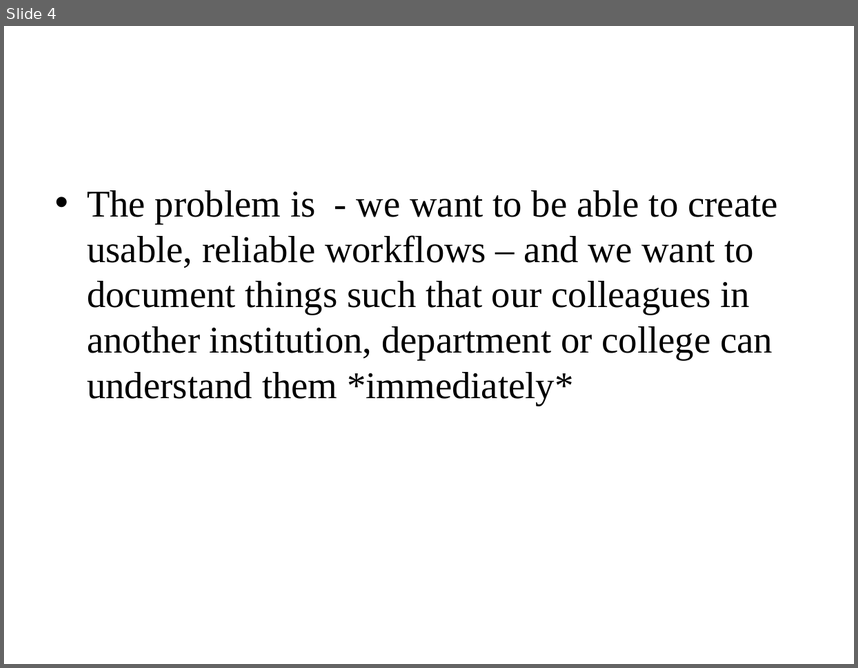
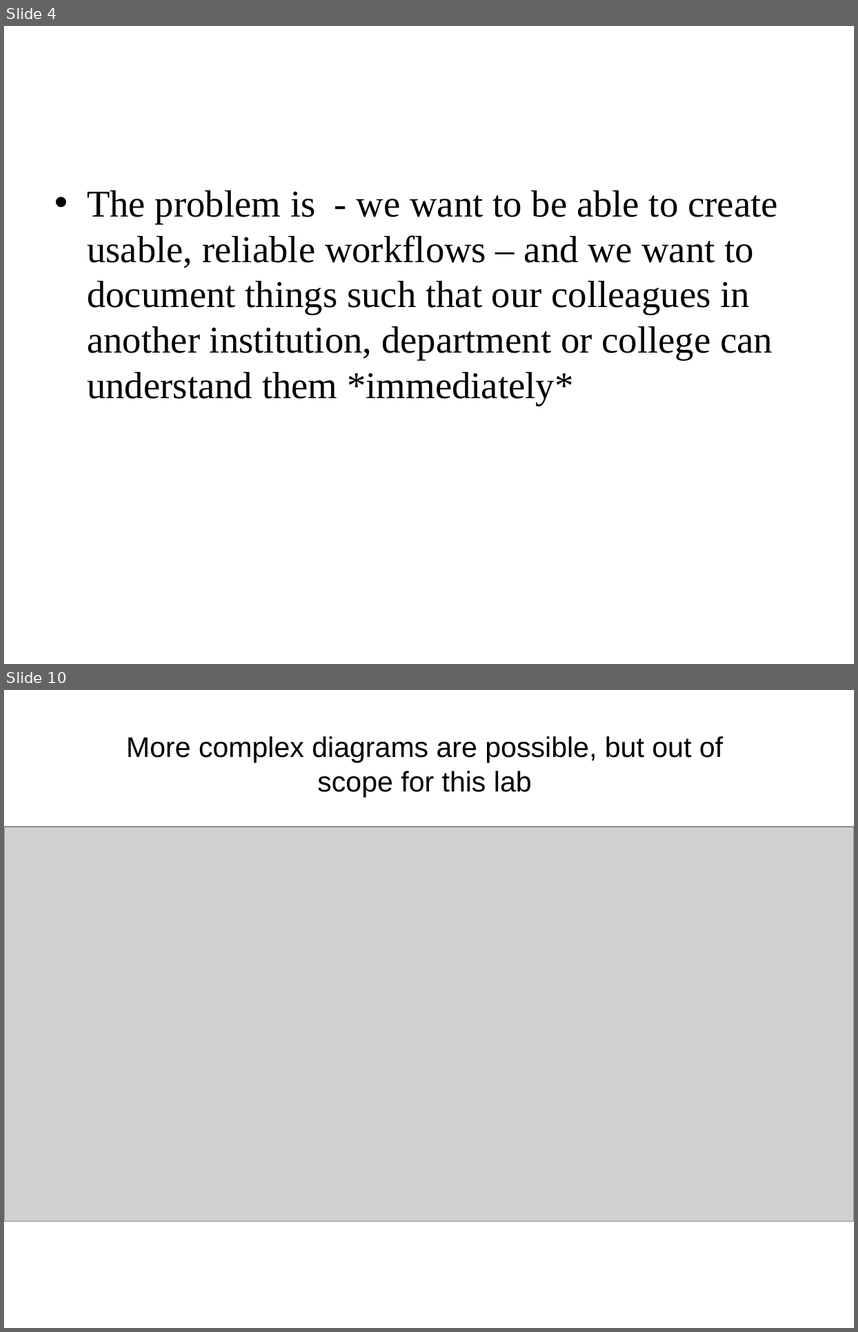
Before and after one commit to DataCurationWorkshop/HongKongCurationWorkshop, a slide deck: Day_3/Lab/Day_3_SystemsAnalysisForDataCuration.pptx. Shown one above the other, each under a label of ours: slide 4 before the commit, slides 4 and 10 after it; the slides between them are not shown. The pictures are 858x668 and 858x1332 pixels, drawn with LibreOffice and Linux fonts; fonts in the diff are those of the drawing; grey boxes stand for pictures; background and template pictures are left out. Boxes give left, top, right and bottom in pixels: in the first picture for what was removed or moved away, otherwise in the second. Text is boxed around its words. In the diff, an @@ line names an element or a change of style, - is before the commit and + after.

```diff
--- a/Day_3/Lab/Day_3_SystemsAnalysisForDataCuration.pptx
+++ b/Day_3/Lab/Day_3_SystemsAnalysisForDataCuration.pptx
@@ slide 10 added at (4, 690, 854, 1328), background #FFFFFF @@
@@ text added at (126, 736, 723, 797), 24 pt, text #000000 @@
+More complex diagrams are possible, but out of scope for this lab
@@ picture added at (4, 827, 854, 1221) @@
```
Also in this commit, not shown: 9 other slides added, 11 other files.
